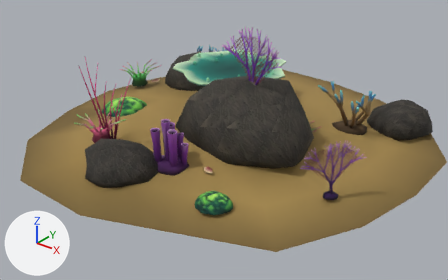
Two versions of the glTF model public/assets/world/coral_bed_b/model.glb, one commit apart.
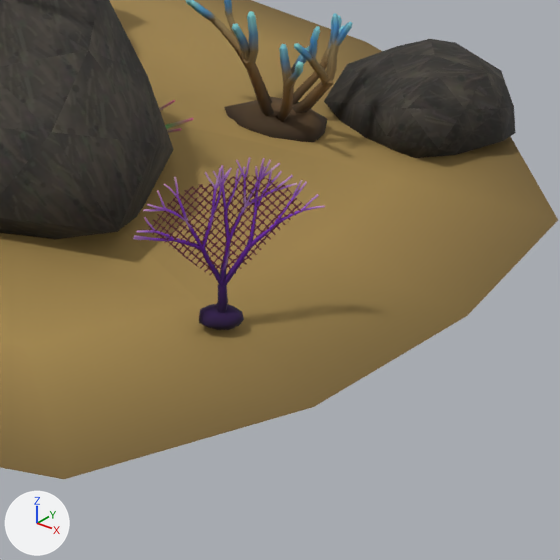
The first picture shows the older version from a 50 mm lens placed at (5.25, -6.77, 4.0), pointed at (0.17, -0.42, 0.06). The close-ups show the older and then the newer version on the part from 57% to 100% of the width and 31% to 100% of the height of that picture. Only the edits that show in the close-ups are written down. The axes (+X, +Y, +Z) are drawn at lower left. The lights are the same throughout. Where no turn or scale is listed for an object, it has been applied to the vertices. Vertices at exactly the same position are counted once.

Names of what the first close-up shows: 'coral_bed_b_body'.
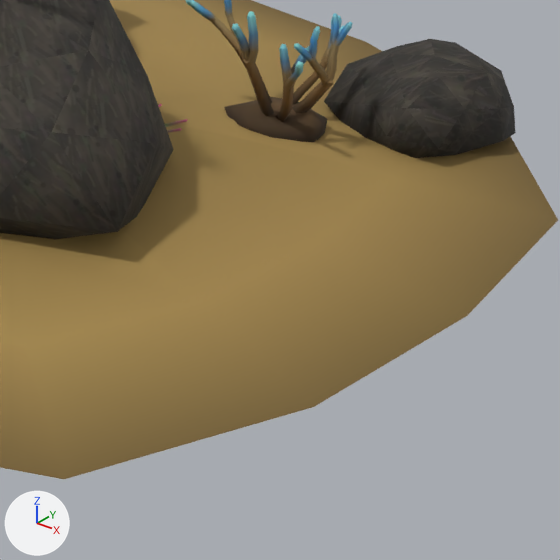
Changed parts and their boxes (x1, y1, x2, y2) in the close-ups (560 x 560 px; the box of a moved part takes in the faces that stretch with it):
```json
{"part": 1, "of": "me_coral_bed_b_body", "change": "deleted", "before": [133, 100, 325, 330], "on screen": "purple"}
{"part": 2, "of": "me_coral_bed_b_body", "change": "moved or reshaped", "before": [236, 158, 260, 206], "after": [158, 104, 187, 127], "on screen": "mostly hidden afterwards"}
{"part": 3, "of": "me_coral_bed_b_body", "change": "recoloured", "before": [130, 131, 383, 340], "after": [130, 131, 383, 340]}
```

The change, as JSON lines over the scene's bpy script:
```json
{"block": "me_coral_bed_b_body", "where": "# used by ob_coral_bed_b_body; location = (0.052, -0.013, 0.864)"}
{"op": "remove", "block": "me_coral_bed_b_body", "code": "me_coral_bed_b_body.from_pydata(...)  # 5207 vertices, 9064 faces; spans x -2.87..2.87, y -2.93..2.93, z -0.9..0.9"}
{"op": "add", "block": "me_coral_bed_b_body", "code": "me_coral_bed_b_body.from_pydata(...)  # 4337 vertices, 7618 faces; spans x -2.87..2.87, y -2.93..2.93, z -0.9..0.9"}
{"block": "me_coral_bed_b_body", "change": "me_coral_bed_b_body part 1: 75 loose pieces with 948 vertices, spanning x -2.69..2.42, y -1.92..0.78, z -0.81..-0.05, are deleted"}
{"block": "me_coral_bed_b_body", "change": "me_coral_bed_b_body part 2: 7 vertices moved from x 2.16..2.18, y -0.82..-0.79, z -0.23..-0.05 to x 0.85..1.15, y 0.0..0.22, z -0.65..-0.52; 57 vertices removed from x 1.06..2.21, y -0.84..0.07, z -0.65..-0.04; 54 vertices added at x 0.84..1.28, y -0.17..0.35, z -0.65..-0.47"}
{"block": "me_coral_bed_b_body", "change": "me_coral_bed_b_body part 3: 371 kept faces spanning x -1.07..2.87, y -2.05..1.56, z -0.9..-0.43 get new vertex colours"}
{"block": "me_coral_bed_b_body", "change": "other edits to the shape of me_coral_bed_b_body do not show in these pictures"}
```
